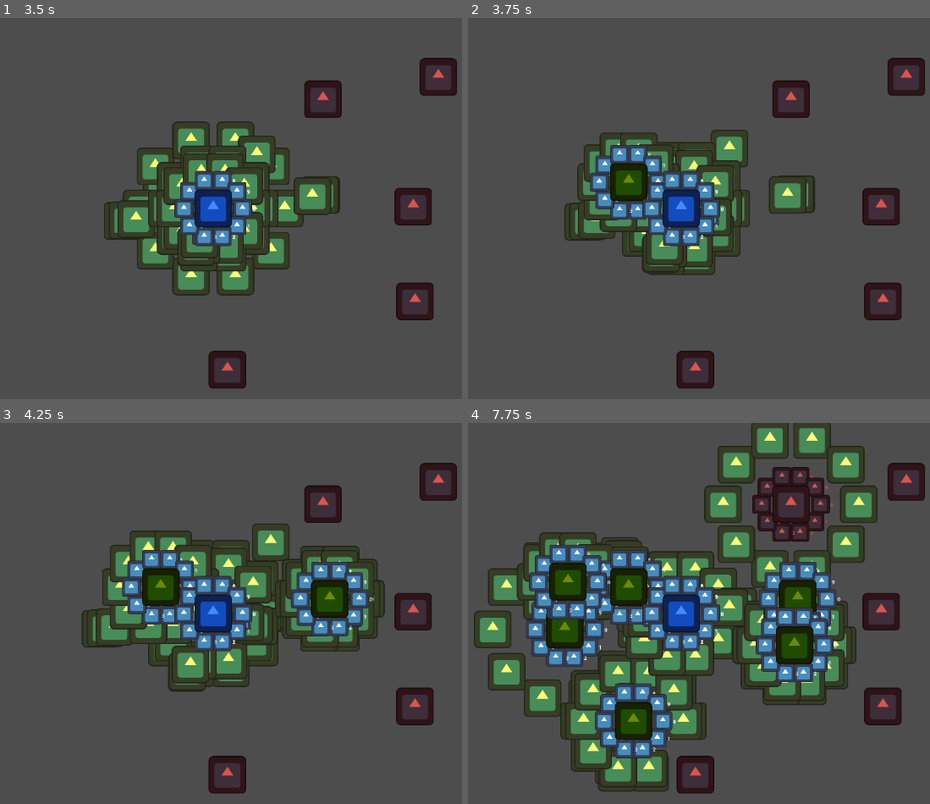
Above: before the commit, frames 1-4 (two rows, left to right).
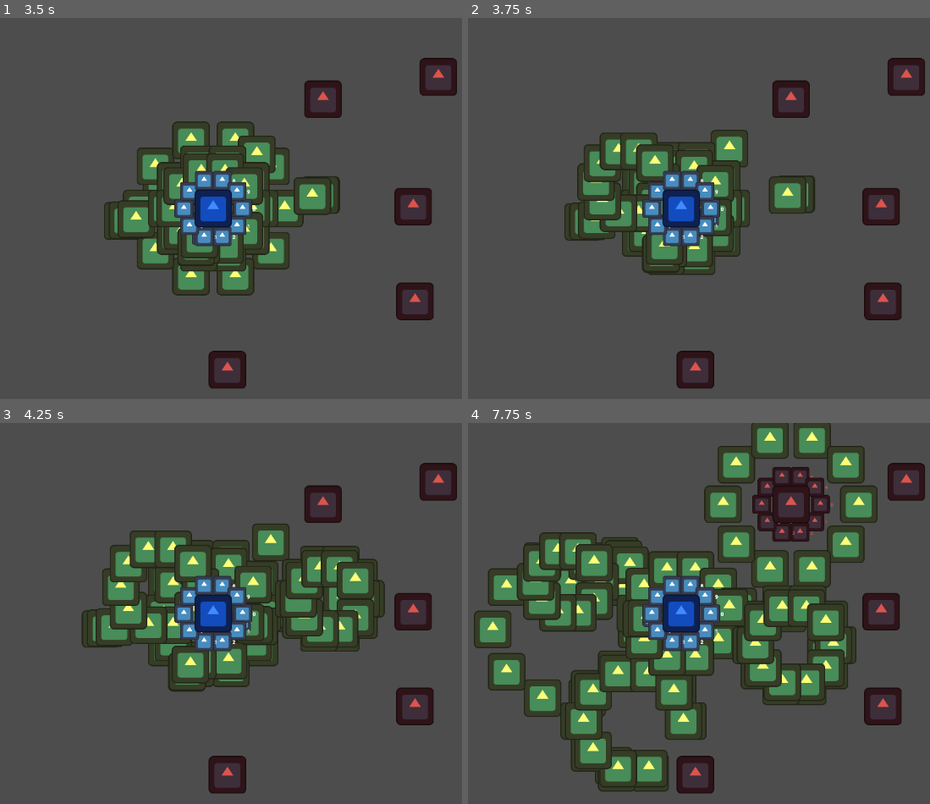
Above: after the commit, the same moments.

Repository: rodeyfeld/modular_abilities
Game: Godot game, scene res://world.tscn
Same seed, same stepped clock (60 frames per second), same inputs: the game is played once before the commit and once after it. The engine's default icon, where the game draws it, is replaced by a stand-in: a white triangle on a blue panel in a dark square.
Inputs (mouse positions are in pixels of both pictures, inside the frame that each line leads up to):
- Up to frame 1 (3.5 s): tap Enter (ui_accept) at 0.5, 0.77, 1.07, 1.52, 1.55, 1.82, 2.1, 3.02, 3.32 s; move the mouse to (360, 189) at 0.52 s; tap C (test1) at 0.6, 2.3, 2.85 s; tap V (test2) at 0.8, 1.35, 3.05 s; move the mouse to (78, 227) at 1.27 s; move the mouse to (281, 124) at 2.02 s; move the mouse to (180, 284) at 2.77 s
- Up to frame 2 (3.75 s): move the mouse to (883, 265) at 3.52 s; tap V (test2) at 3.6 s
- Up to frame 3 (4.25 s): tap Enter (ui_accept) at 3.77, 3.8, 4.07 s
- Up to frame 4 (7.75 s): move the mouse to (477, 556) at 4.27 s; tap C (test1) at 4.35, 6.6 s; tap Enter (ui_accept) at 4.52, 4.82, 5.85, 6.02, 6.32, 6.77, 7.07, 7.52 s; move the mouse to (712, 613) at 5.02 s; tap V (test2) at 5.1, 7.35 s; move the mouse to (578, 518) at 5.77 s; move the mouse to (828, 594) at 6.52 s; move the mouse to (546, 632) at 7.27 s

Frame 1 is identical in both runs. In frame 2, 2.2% of the frame differs, in the area x 26-43%, y 33-53%; in frame 3, 4.7%; in frame 4, 12%, in the area x 12-81%, y 31-88%.

Commit message:
wire auxiliary complete signal to thinker

Diff:
--- a/ability/ability.gd
+++ b/ability/ability.gd
@@ -3,7 +3,7 @@
 class_name Ability
 
 @onready var cooldown_timer = $CooldownTimer
-
+signal ability_executed
 
 var ability_data:AbilityData
 var caster:Actor
@@ -56,6 +56,7 @@
 	# Otherwise, proceed to events contained in ON_SPELL_START
 	else:
 		on_spell_start()
+	emit_signal("ability_executed")
 
 func perform_actions(event_type:DataDrivenAbilitySingleton.event_types):
 	# Takes an event_type enum. This is used to get the arrry of AbilityEventData
--- a/ability/action/auxiliary.gd
+++ b/ability/action/auxiliary.gd
@@ -28,6 +28,7 @@
 		caster.global_position = target_point
 		thinker_container_node.call_deferred("add_child", caster)
 		await caster.ready
+		ability.connect("ability_executed", caster.on_work_complete)
 	print(caster)
 	caster.add_child(ability)
 
--- a/ability/action/linear_projectile.gd
+++ b/ability/action/linear_projectile.gd
@@ -4,8 +4,7 @@
 
 var speed:float
 
-signal projectile_hit
-signal projectile_timeout
+
 
 func setup(data_param:AbilityActionData):
 	super(data_param)
--- a/entity/actor/thinker/thinker.gd
+++ b/entity/actor/thinker/thinker.gd
@@ -3,7 +3,6 @@
 class_name Thinker
 
 @onready var ability_offensive_attach_point:Marker2D = $AttachPoint/AbilityOffensiveAttachPoint
-
 
 
 func _ready():
@@ -14,3 +13,6 @@
 	var distance = 100
 	ability_offensive_attach_point.global_position.x = distance * cos(angle) + self.position.x
 	ability_offensive_attach_point.global_position.y = distance * sin(angle) + self.position.y
+
+func on_work_complete():
+	self.queue_free()
